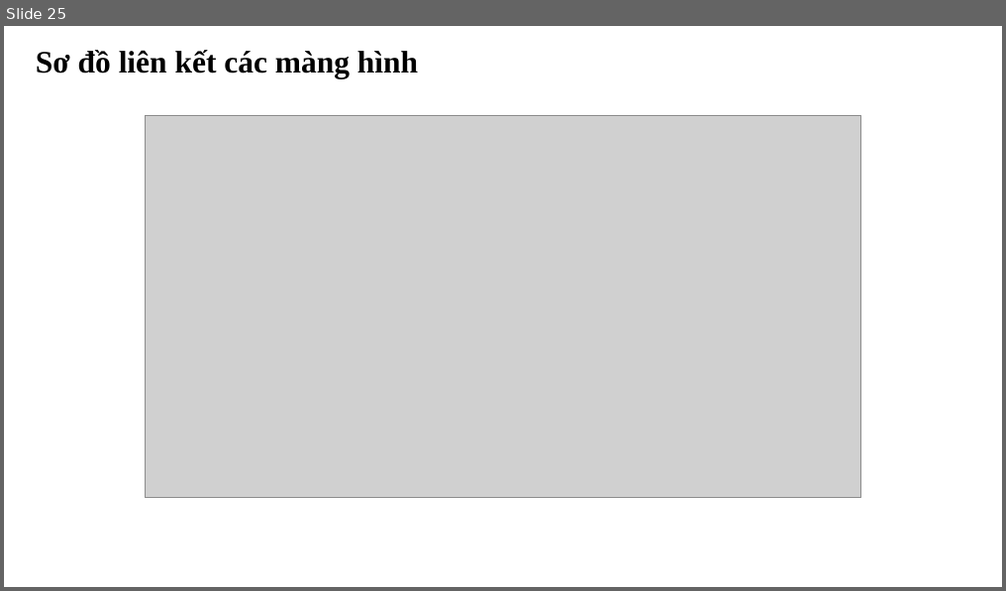
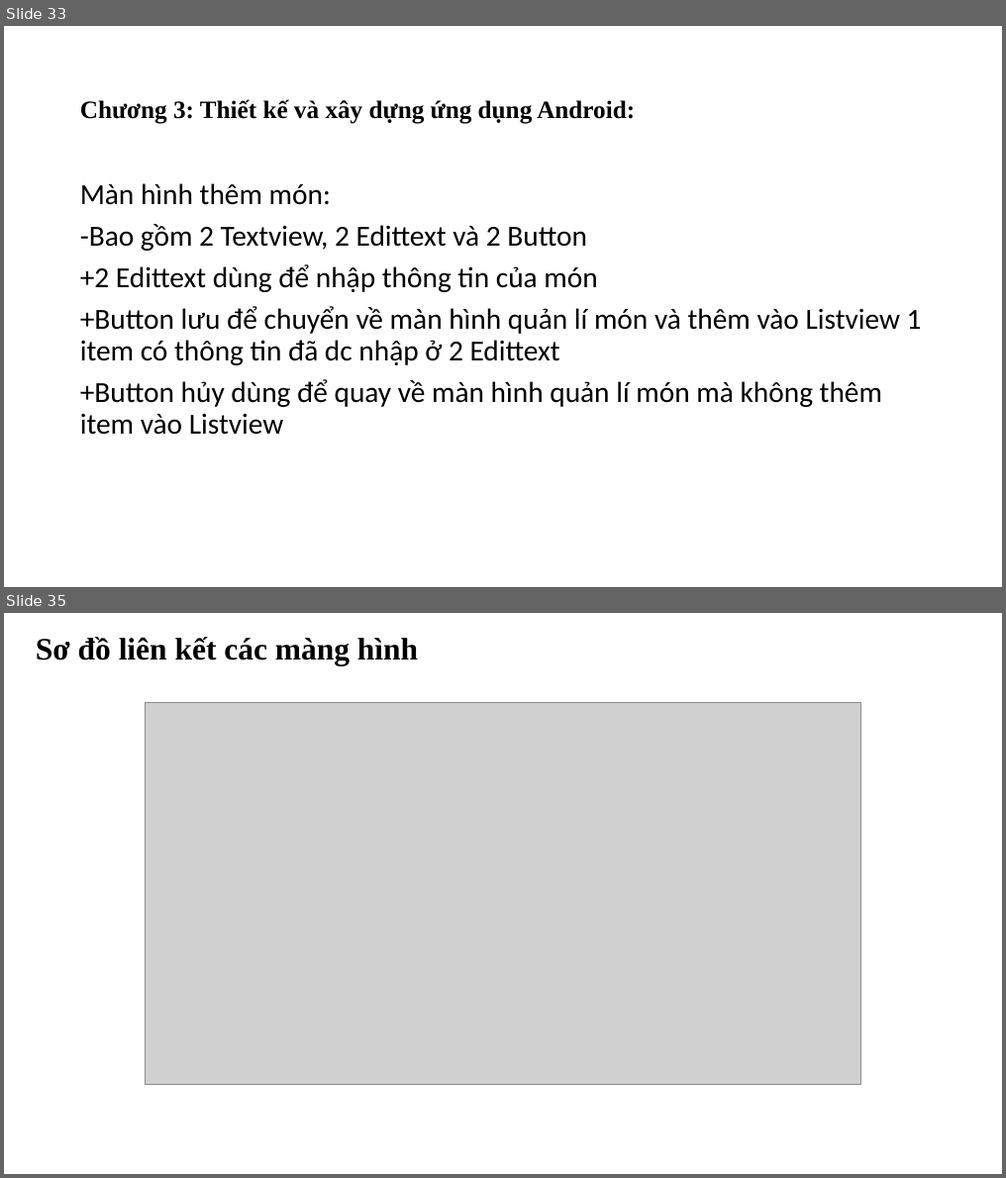
Before and after one commit to aokidai/androidcuoiki, a slide deck: bcck.pptx. Shown one above the other, each under a label of ours: slide 25 before the commit, slides 33 and 35 after it; the slides between them are not shown. The pictures are 1006x591 and 1006x1178 pixels, drawn with LibreOffice and Linux fonts; fonts in the diff are those of the drawing; grey boxes stand for pictures. Boxes give left, top, right and bottom in pixels: in the first picture for what was removed or moved away, otherwise in the second. Text is boxed around its words. In the diff, an @@ line names an element or a change of style, - is before the commit and + after.

```diff
--- a/bcck.pptx
+++ b/bcck.pptx
@@ slide 33 added at [4,26,1002,587], background #FFFFFF @@
@@ title added at [80,99,635,124], 24 pt, text #000000, bold @@
+Chương 3: Thiết kế và xây dựng ứng dụng Android:
@@ text added at [80,183,922,435], 28 pt, text #000000 @@
+Màn hình thêm món:
+-Bao gồm 2 Textview, 2 Edittext và 2 Button
++2 Edittext dùng để nhập thông tin của món
++Button lưu để chuyển về màn hình quản lí món và thêm vào Listview 1 item có thông tin đã dc nhập ở 2 Edittext
++Button hủy dùng để quay về màn hình quản lí món mà không thêm item vào Listview
@@ what was slide 25 is now slide 35 @@
```
Also in this commit, not shown: 1 slide changed, 18 other slides added, 1 slide removed, 16 other files.
